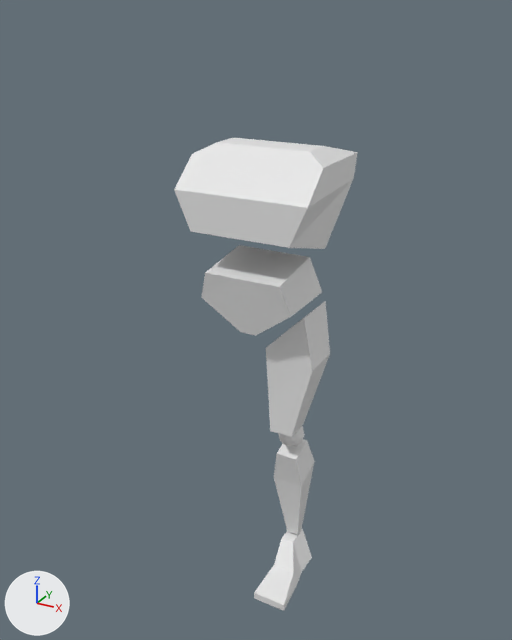
The Blender file section_2.blend, before and after one commit.
Before and after are seen from a 50 mm camera at (2.01, -3.81, 3.89) aimed at (-0.08, -0.02, 2.0). Every picture has the same lights, and +X, +Y and +Z are marked at lower left.
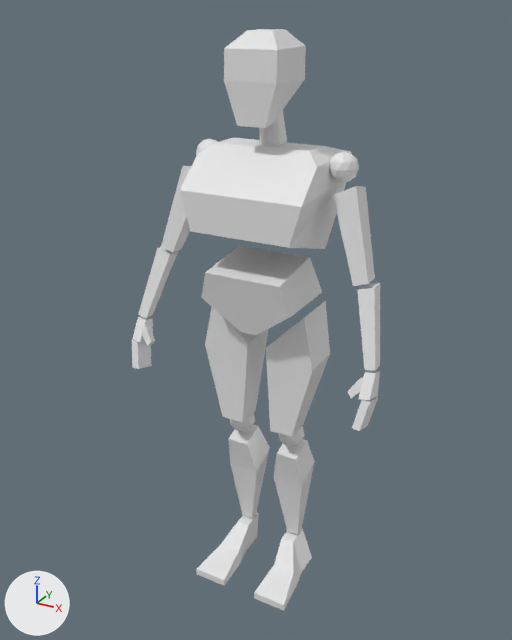
Pixel boxes [x1, y1, x2, y2] of what changed, in the pictures (512 x 640 px; the box of a moved part takes in the faces that stretch with it):
'Cube.004', reshaped (6% narrower)
    before: [174, 138, 358, 249]
    after: [180, 138, 352, 249]
'Cube', reshaped, moved, rescaled, modifiers changed (28% wider, 27% shorter)
    before: [266, 301, 330, 437]
    after: [224, 29, 306, 128]
'Leg Upper', added
    after: [205, 301, 330, 437]
'Cube.001', modifiers changed (110% wider, 14% taller)
    before: [274, 439, 315, 535]
    after: [228, 425, 315, 535]
'Cube.002', modifiers changed (98% wider, 20% taller)
    before: [254, 529, 312, 611]
    after: [196, 512, 312, 611]
'Arm Upper', added
    after: [161, 166, 375, 286]
'Arm Lower', added
    after: [138, 247, 380, 371]
'Fingers', added
    after: [132, 340, 378, 431]
'Shoulder', added
    after: [196, 139, 359, 183]
'Hand', added
    after: [132, 316, 380, 400]
'Cylinder', added
    after: [259, 110, 287, 146]
'Icosphere', modifiers changed (171% wider, 59% taller)
    before: [278, 426, 305, 447]
    after: [230, 413, 305, 447]
'Thumb', added
    after: [141, 325, 365, 398]
part 1 of me_cube_004, moved or reshaped
    before: [174, 142, 358, 249]
    after: [180, 143, 352, 249]

What changed in the scene script:
```text
Change me_cube_004:
    where me_cube_004.from_pydata(...)  # 28 vertices, 23 faces; spans x 0.0..1.6, y -1.71..0.92, z -1.34..1.0
    used by ob_cube_004; location = (-0.001, 0.095, 2.878); scale = (0.273, 0.273, 0.273)
    me_cube_004 part 1
    add for i in [8, 9, 14, 15, 20, 21, 26, 27]: me_cube_004.vertices[i].co += Vector((-0.14, 0.0, 0.0))
Add me_cube_010:
    me_cube_010.from_pydata(...)  # 16 vertices, 11 faces; spans x 0.0..1.0, y -1.19..1.02, z -1.72..0.89
Add me_cube_007:
    me_cube_007.from_pydata([(-1.05, 0.24, -0.46), (0.41, 0.24, 1.15), (-1.05, 1.0, -0.46), (0.41, 1.0, 1.15), (-0.19, 0.24, -1.15), (0.87, 0.24, 0.55), (-0.19, 1.0, -1.15), (0.87, 1.0, 0.55)], [], [(0, 1, 3, 2), (2, 3, 7, 6), (6, 7, 5, 4), (4, 5, 1, 0), (2, 6, 4, 0), (7, 3, 1, 5)])
Add me_cube_009:
    me_cube_009.from_pydata([(0.358, -0.324, -1.774), (0.266, -0.184, -1.133), (0.358, 0.324, -1.774), (0.266, 0.149, -1.133), (0.625, -0.324, -1.695), (0.533, -0.184, -1.054), (0.625, 0.324, -1.695), (0.533, 0.149, -1.054), (0.533, 0.149, -1.054), (0.266, 0.149, -1.133)], [(9, 8)], [(0, 1, 3, 2), (2, 3, 7, 6), (6, 7, 5, 4), (4, 5, 1, 0), (2, 6, 4, 0), (7, 3, 1, 5)])
Add me_cube_008:
    me_cube_008.from_pydata([(-0.39, -0.72, -0.9), (-0.07, -0.72, 0.86), (-0.39, 0.72, -0.9), (-0.07, 0.72, 0.86), (0.08, -0.72, -0.94), (0.41, -0.72, 0.83), (0.08, 0.72, -0.94), (0.41, 0.72, 0.83)], [], [(0, 1, 3, 2), (2, 3, 7, 6), (6, 7, 5, 4), (4, 5, 1, 0), (2, 6, 4, 0), (7, 3, 1, 5)])
Add me_cube_005:
    me_cube_005.from_pydata([(0.16, -0.62, -1.21), (-0.61, -0.26, 0.84), (0.16, -0.17, -1.21), (-0.61, 0.39, 0.69), (0.54, -0.62, -1.08), (-0.04, -0.26, 1.13), (0.54, -0.17, -1.08), (-0.04, 0.39, 0.98)], [], [(0, 1, 3, 2), (2, 3, 7, 6), (6, 7, 5, 4), (4, 5, 1, 0), (2, 6, 4, 0), (7, 3, 1, 5)])
Add me_cube_006:
    me_cube_006.from_pydata([(0.23, -1.17, -0.96), (-0.54, -0.59, 0.74), (0.23, -0.85, -0.96), (-0.54, -0.18, 0.74), (0.49, -1.17, -0.85), (-0.13, -0.59, 0.92), (0.49, -0.85, -0.85), (-0.13, -0.18, 0.92)], [], [(0, 1, 3, 2), (2, 3, 7, 6), (6, 7, 5, 4), (4, 5, 1, 0), (2, 6, 4, 0), (7, 3, 1, 5)])
Change ob_cube:
    ob_cube: bpy.data.objects.new('Cube', me_cube) -> bpy.data.objects.new('Cube', me_cube_010)
    ob_cube.location: (0.235, 0.0, 1.679) -> (-0.003, -0.028, 3.614)
    ob_cube.scale: (0.17, 0.17, 0.464) -> (0.165, 0.165, 0.195)
    add _m = ob_cube.modifiers.new('Mirror', 'MIRROR')
Change ob_icosphere:
    add _m = ob_icosphere.modifiers.new('Mirror', 'MIRROR')
    add _m.mirror_object = ob_cube_003
Change ob_cube_001:
    add _m = ob_cube_001.modifiers.new('Mirror', 'MIRROR')
    add _m.mirror_object = ob_cube_003
Change ob_cube_002:
    add _m = ob_cube_002.modifiers.new('Mirror', 'MIRROR')
    add _m.mirror_object = ob_cube_003
Add ob_cylinder:
    ob_cylinder = bpy.data.objects.new('Cylinder', me_cylinder)  # a 32-sided cut cone along z (radius 1.0 at the low end, 0.78 at the high end) spanning x -1.0..1.0, y -1.0..1.0, z -1.0..1.0
    ob_cylinder.location = (0.003, 0.028, 3.296)
    ob_cylinder.rotation_euler = (0.203, 0.0, 0.0)  # degrees (12, 0, 0)
    ob_cylinder.scale = (0.0822, 0.0852, 0.136)
Add ob_thumb:
    ob_thumb = bpy.data.objects.new('Thumb', me_cube_007)  # modifiers MIRROR
    ob_thumb.location = (0.763, -0.267, 1.838)
    ob_thumb.rotation_euler = (-0.301, 0.0, 0.0)  # degrees (-17, 0, 0)
    ob_thumb.scale = (-0.0584, -0.0584, -0.0584)
Add ob_leg_upper:
    ob_leg_upper = bpy.data.objects.new('Leg Upper', me_cube)  # modifiers MIRROR
    ob_leg_upper.location = (0.235, 0.0, 1.679)
    ob_leg_upper.scale = (0.17, 0.17, 0.464)
Add ob_shoulder:
    ob_shoulder = bpy.data.objects.new('Shoulder', me_icosphere_001)  # an icosphere of 80 faces spanning x -0.95..0.95, y -1.0..1.0, z -1.0..1.0; modifiers MIRROR
    ob_shoulder.location = (0.458, 0.066, 3.049)
    ob_shoulder.scale = (0.0914, 0.0914, 0.0914)
Add ob_hand:
    ob_hand = bpy.data.objects.new('Hand', me_cube_009)  # modifiers MIRROR
    ob_hand.location = (0.766, -0.153, 2.203)
    ob_hand.rotation_euler = (-0.304, 0.136, -0.0426)  # degrees (-17, 7.8, -2.4)
    ob_hand.scale = (0.242, 0.242, 0.242)
Add ob_fingers:
    ob_fingers = bpy.data.objects.new('Fingers', me_cube_008)  # modifiers MIRROR
    ob_fingers.location = (0.82, -0.308, 1.703)
    ob_fingers.rotation_euler = (-0.301, 0.0, 0.0)  # degrees (-17, 0, 0)
    ob_fingers.scale = (0.105, 0.105, 0.105)
Add ob_arm_upper:
    ob_arm_upper = bpy.data.objects.new('Arm Upper', me_cube_005)  # modifiers MIRROR
    ob_arm_upper.location = (0.598, 0.008, 2.705)
    ob_arm_upper.scale = (0.242, 0.242, 0.242)
Add ob_arm_lower:
    ob_arm_lower = bpy.data.objects.new('Arm Lower', me_cube_006)  # modifiers MIRROR
    ob_arm_lower.location = (0.766, 0.008, 2.197)
    ob_arm_lower.rotation_euler = (0.0, 0.143, 0.0)  # degrees (0, 8.2, 0)
    ob_arm_lower.scale = (0.242, 0.242, 0.242)
```
